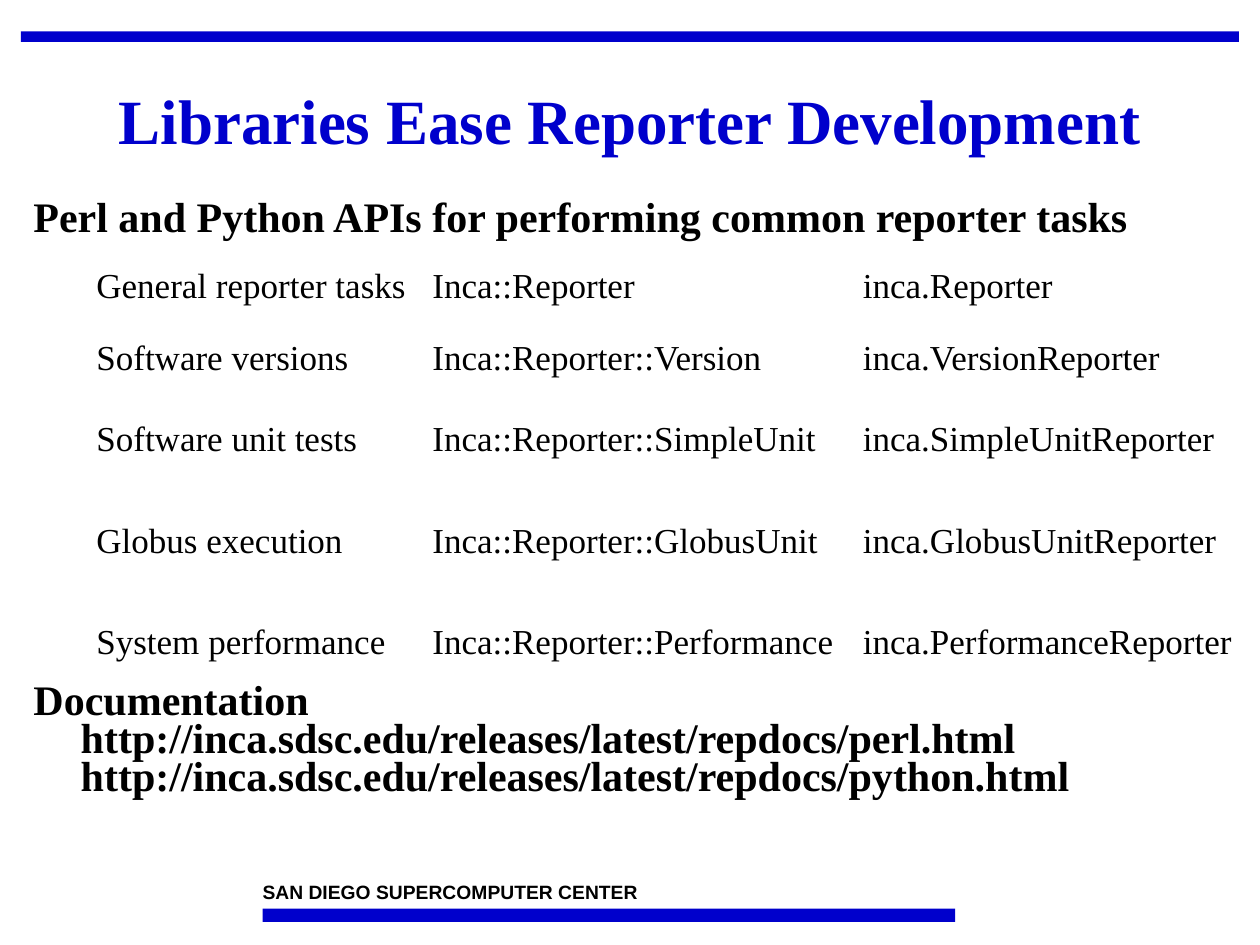
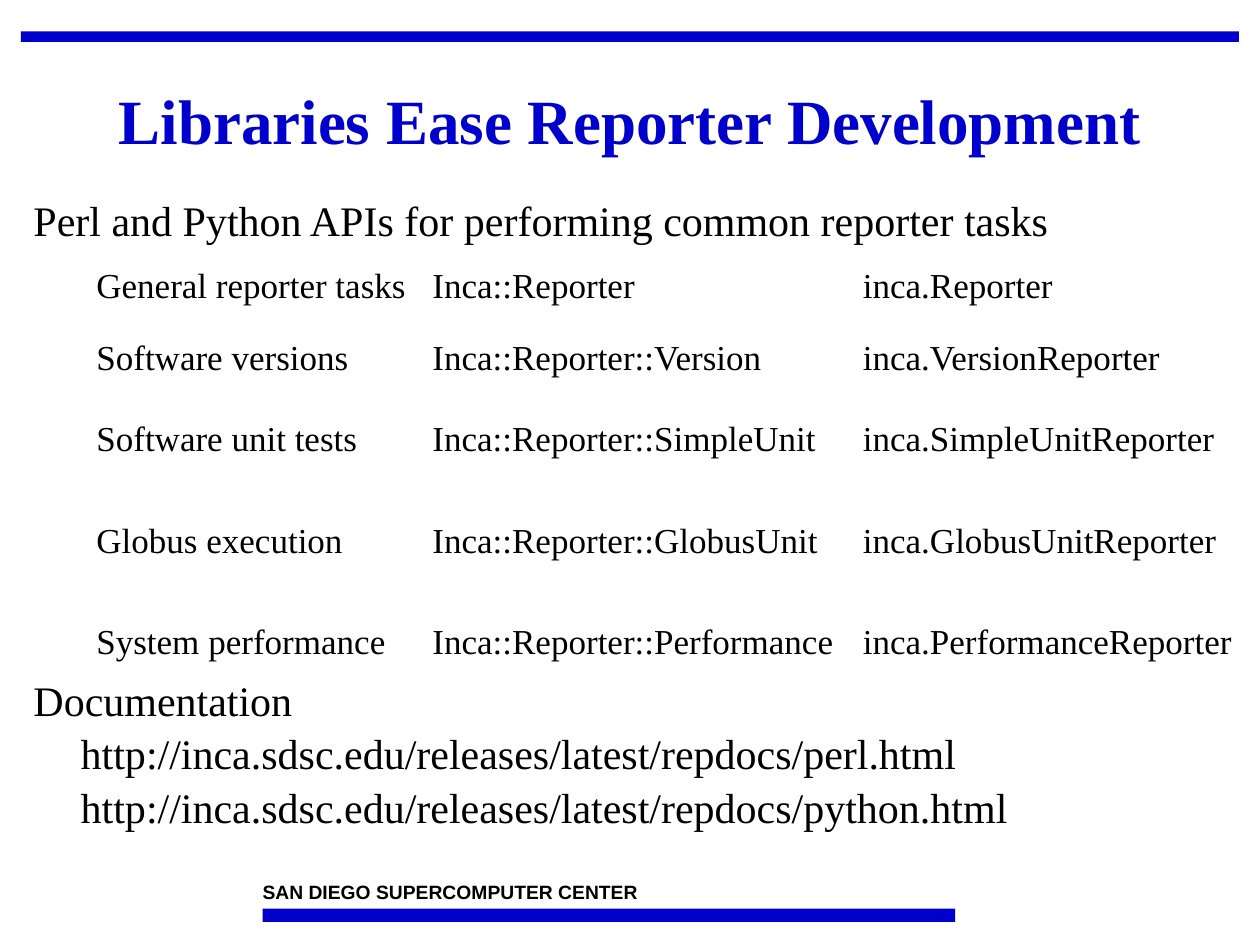
Before and after one commit to IncaProject/inca-xsede, a slide deck: slide 10 of talks/2008workshop/incaReporters.ppt. Drawn at 1260x945 pixels with LibreOffice and Linux fonts; fonts in the diff are those of the drawing; background and template pictures are left out. Boxes give left, top, right and bottom in pixels: in the first picture for what was removed or moved away, otherwise in the second. Text is boxed around its words. In the diff, an @@ line names an element or a change of style, - is before the commit and + after.

```diff
--- a/talks/2008workshop/incaReporters.ppt
+++ b/talks/2008workshop/incaReporters.ppt
@@ text at [33, 206, 1048, 245]: bold off in "Perl and Python APIs for performing common ..."; line spacing 0.75 to 0.85 @@
@@ text at [33, 688, 1008, 832]: text changed; bold off @@
-Documentation http://inca.sdsc.edu/releases/latest/repdocs/perl.html
-http://inca.sdsc.edu/releases/latest/repdocs/python.html
+Documentation
+http://inca.sdsc.edu/releases/latest/repdocs/perl.html
+http://inca.sdsc.edu/releases/latest/repdocs/python.html
```
Also in this commit, not shown: 26 other slides changed.
